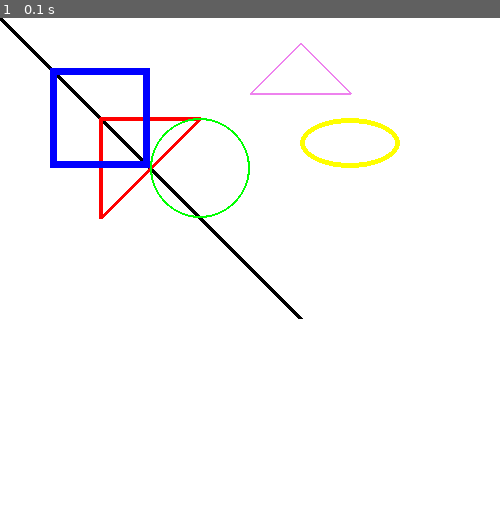
Above: before the commit, frame 1.
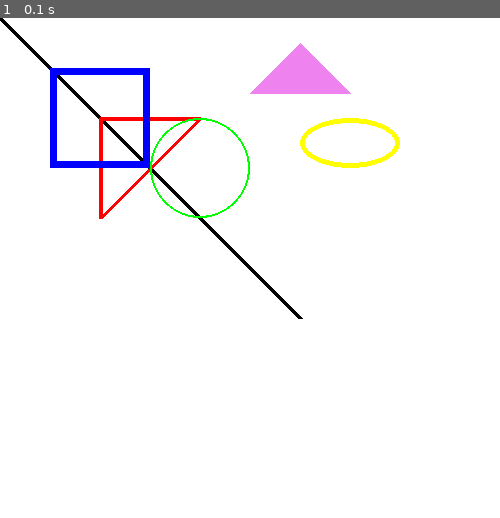
Above: after the commit, the same moment.

Repository: Santhosh-Kumar-2004/python-pygame-game-dev
Game: pygame game, started from Shapes.py
The game is run twice, just before and just after one commit, with the same random seed, the same clock (stepped at 60 frames per second) and the same inputs.
Inputs:
- Up to frame 1 (0.1 s): no input

The runs differ from the first frame. In frame 1, 1.0% of the frame differs, in the area x 50-71%, y 5-16%.

Commit message:
Setted 0 to fill an colour

Diff:
--- a/Shapes.py
+++ b/Shapes.py
@@ -15,7 +15,7 @@
 pygame.draw.rect(screen, "blue", (50, 50, 100, 100), 7)
 pygame.draw.circle(screen, "green", (200, 150), 50, 2)
 pygame.draw.ellipse(screen, "yellow", (300, 100, 100, 50), 5)
-pygame.draw.polygon(screen, "violet", ((250, 75), (300, 25), (350, 75)), 2)
+pygame.draw.polygon(screen, "violet", ((250, 75), (300, 25), (350, 75)), 0)
 
 #Loop for the closing of the window
 done = True
